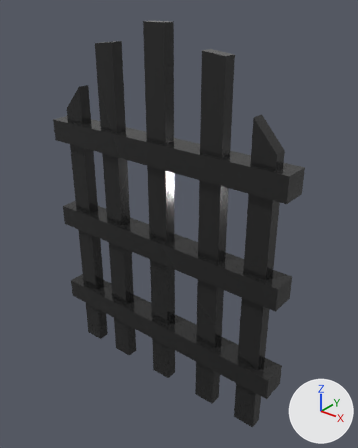
The glTF model jamsepticeye-gj/Prefabs/Dungeon_GateDoor.glb, before and after one commit.
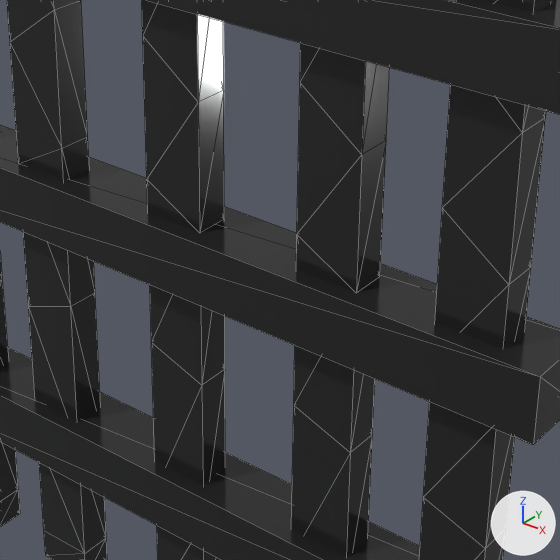
Old and new are each drawn whole from a camera (50 mm lens) standing at (2.33, -2.69, 3.43) and looking at (0.1, 0.09, 1.7) and again close up on the part from 28% to 79% of the width and 37% to 78% of the height. The axes (+X, +Y, +Z) are drawn at lower right. The lights are the same throughout. The close-ups show mesh edges as thin lines. Vertices at the same position are counted once.
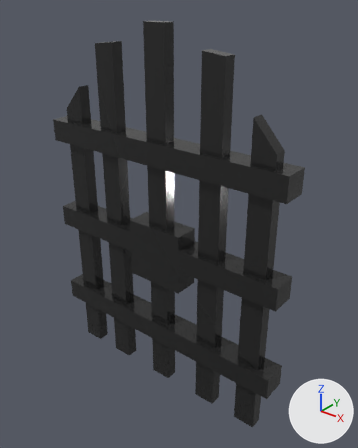
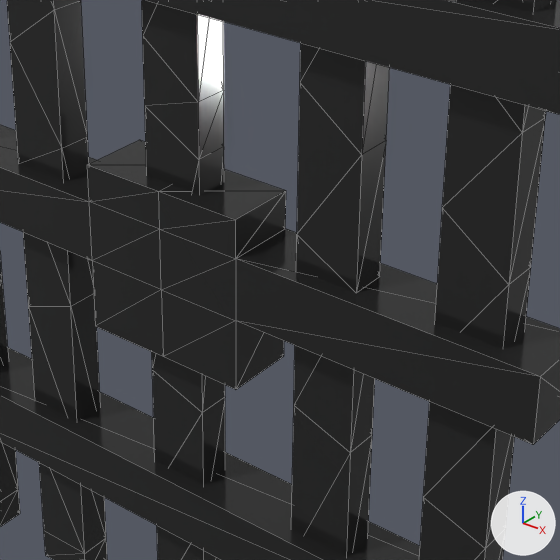
The newer file is also turned or shifted as a whole; pictures and numbers use the older file's frame.

The change in detail:
me_cube_022 is used by ob_cube_004; location (-0.001, 0.001, 1.397).
me_cube_022 had 184 vertices, 336 faces and spanned x -1.11..1.1, y -0.1..0.11, z -1.21..1.8.
me_cube_022 now has 208 vertices, 384 faces and spans x -1.11..1.1, y -0.1..0.11, z -1.21..1.8.
Part 1, on me_cube_022:
8 faces are deleted.
4 vertices in x -0.09..0.09, y -0.05..0.05, z -0.27..-0.21 move by (0.0, 0.0, -0.09).
4 vertices in x -0.09..0.09, y -0.05..0.05, z 0.19..0.29 move by (0.0, 0.0, 0.21).
12 vertices are added at x -0.26..0.25, y -0.1..0.11, z 0.01..0.19.
6 new vertices lie (0.0, 0.0, -0.21) away from vertices in x -0.26..0.25, y -0.1..0.11, z 0.01.
6 new vertices lie (0.0, 0.0, 0.11) away from vertices in x -0.26..0.25, y -0.1..0.11, z 0.19.
56 new faces join them.

Pixel boxes (x1, y1, x2, y2) of what changed, in the close-ups (560 x 560 px):
part 1 of me_cube_022, built on: (0, 37, 560, 485) in both
